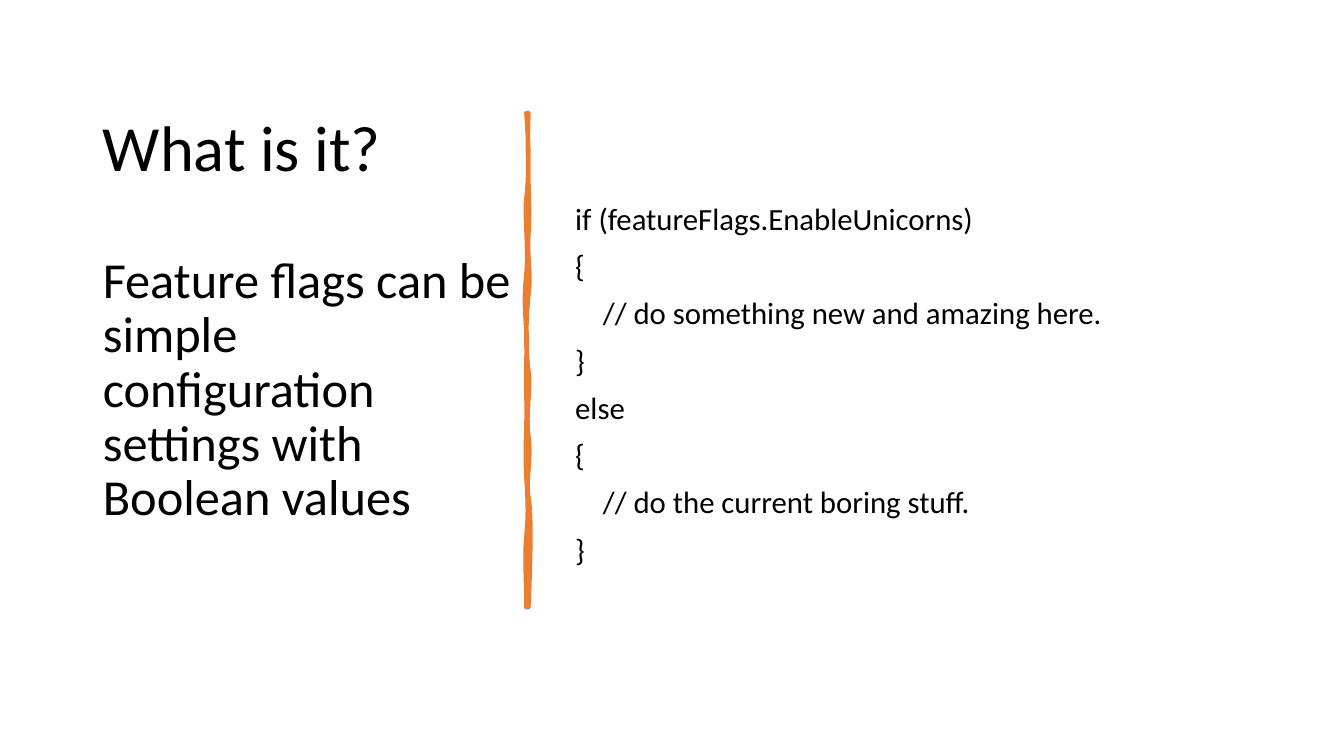
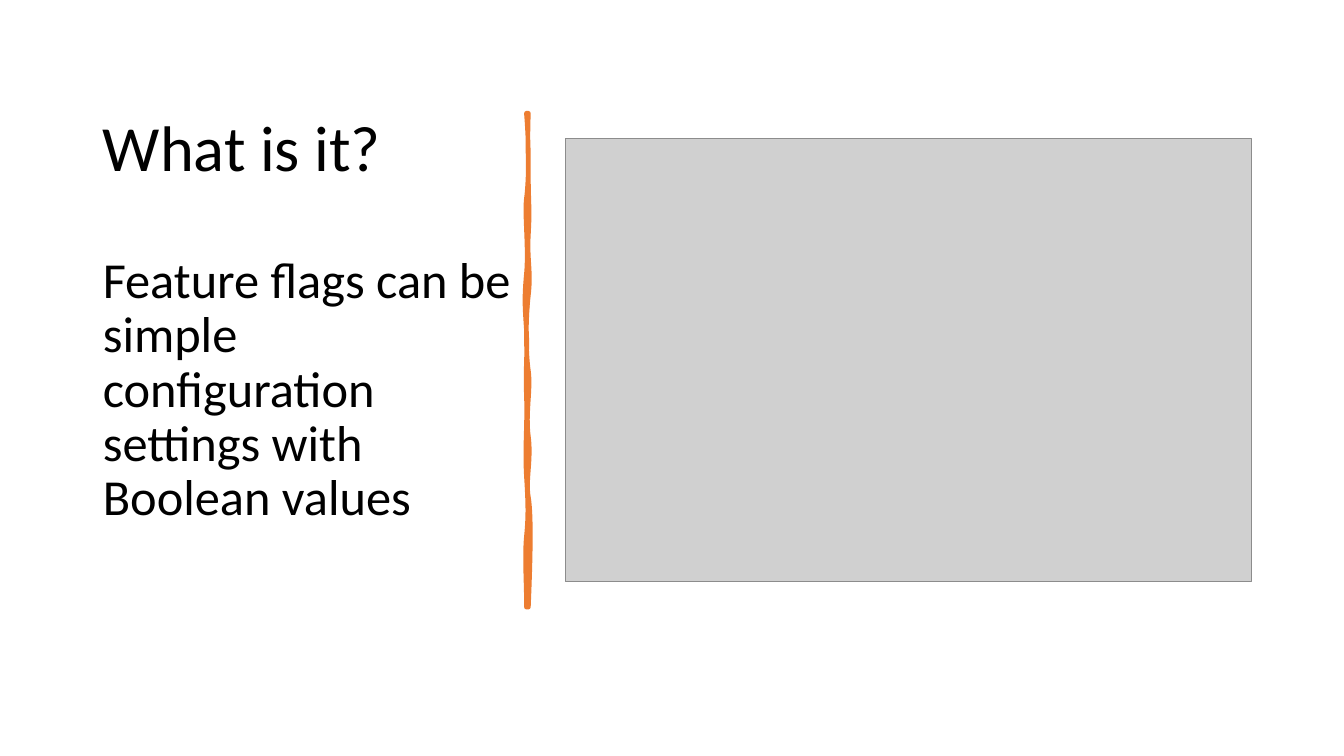
Before and after one commit to codebytes/feature-flags, a slide deck: slide 7 of Feature Flags.pptx (slide 9 before the commit). Drawn at 1344x756 pixels with LibreOffice and Linux fonts; fonts in the diff are those of the drawing; grey boxes stand for pictures. Boxes give left, top, right and bottom in pixels: in the first picture for what was removed or moved away, otherwise in the second. Text is boxed around its words. In the diff, an @@ line names an element or a change of style, - is before the commit and + after.

```diff
--- a/Feature Flags.pptx
+++ b/Feature Flags.pptx
@@ picture added at (x1=566, y1=138, x2=1252, y2=582) @@
@@ text removed at (x1=575, y1=207, x2=1102, y2=519) @@
-if (featureFlags.EnableUnicorns)
-{
-// do something new and amazing here.
-}
-else
-{
-// do the current boring stuff.
-}
```
Also in this commit, not shown: 6 other slides changed, 3 slides removed.
